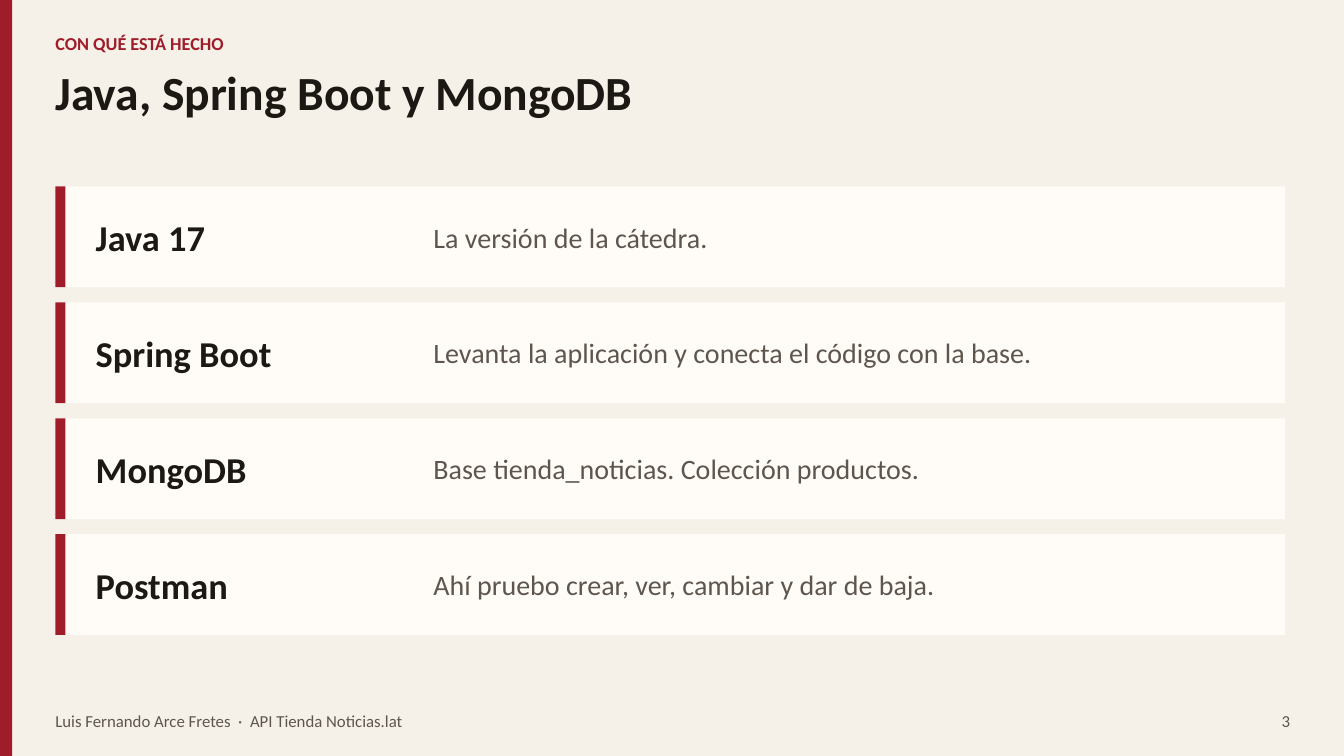
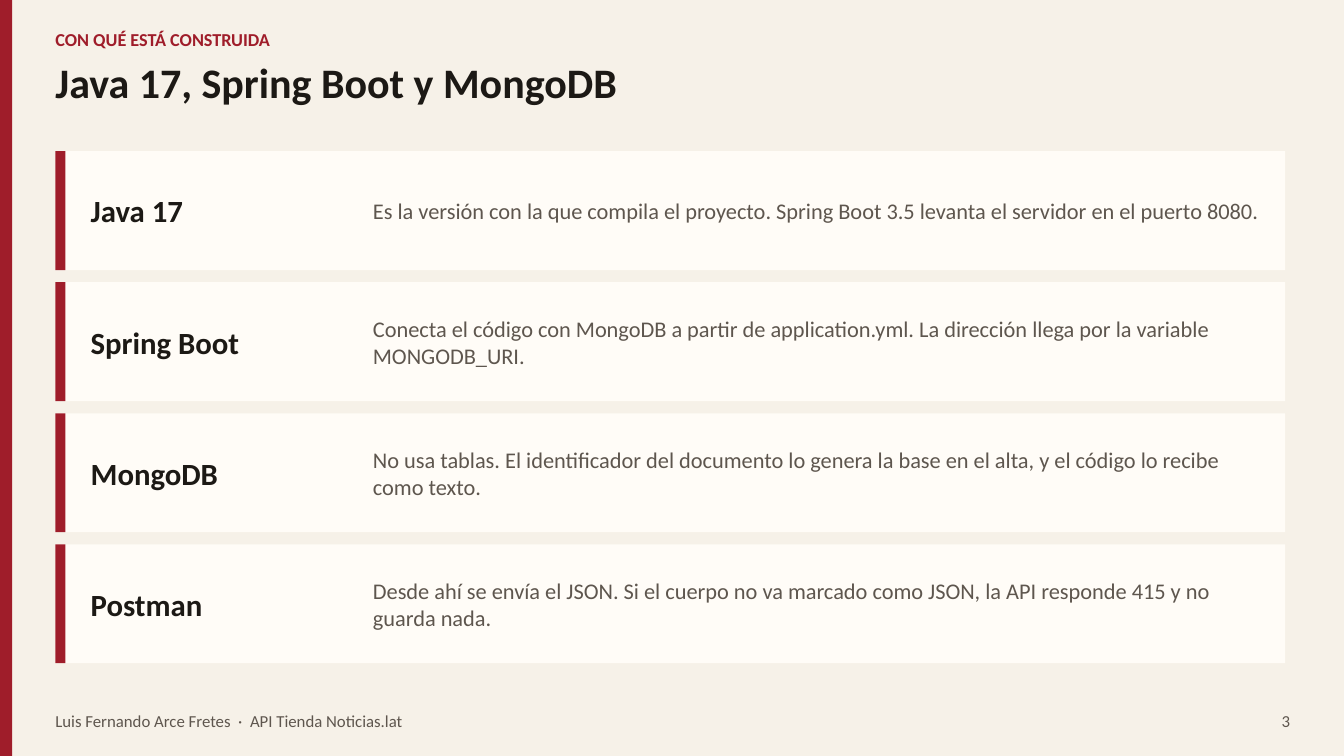
Before and after one commit to n14-py/uassnlat, a slide deck: slide 3 of docs/Exposicion-Examen-Final-Luis-Fernando-Arce-Fretes.pptx. Drawn at 1344x756 pixels with LibreOffice and Linux fonts; fonts in the diff are those of the drawing. Boxes give left, top, right and bottom in pixels: in the first picture for what was removed or moved away, otherwise in the second. Text is boxed around its words. In the diff, an @@ line names an element or a change of style, - is before the commit and + after.

```diff
--- a/docs/Exposicion-Examen-Final-Luis-Fernando-Arce-Fretes.pptx
+++ b/docs/Exposicion-Examen-Final-Luis-Fernando-Arce-Fretes.pptx
@@ text at (55,31,270,49): text changed @@
-CON QUÉ ESTÁ HECHO
+CON QUÉ ESTÁ CONSTRUIDA
@@ text at (55,68,617,105): text changed; size 34 to 30 pt @@
-Java, Spring Boot y MongoDB
+Java 17, Spring Boot y MongoDB
@@ rectangle: place and size @@
-rectangle at (55,187,1286,287)
+rectangle at (55,151,1286,270)
@@ rectangle: place and size @@
-rectangle at (55,187,66,287)
+rectangle at (55,151,66,270)
@@ size 26 to 22 pt in 4 elements at (91,465,218,491), (91,332,239,360), (91,596,203,617), (91,202,183,223) @@
@@ text "Java 17": place and size @@
-text "Java 17" at (96,227,205,252)
+text "Java 17" at (91,202,183,223)
@@ text at (373,203,1258,223): text changed; size 20 to 16 pt @@
-La versión de la cátedra.
+Es la versión con la que compila el proyecto. Spring Boot 3.5 levanta el servidor en el puerto 8080.
@@ rectangle: place and size @@
-rectangle at (55,302,1286,403)
+rectangle at (55,282,1286,401)
@@ rectangle: place and size @@
-rectangle at (55,302,66,403)
+rectangle at (55,282,66,401)
@@ text "Spring Boot": place and size @@
-text "Spring Boot" at (96,341,271,373)
+text "Spring Boot" at (91,332,239,360)
@@ text at (373,321,1209,367): text changed; size 20 to 16 pt @@
-Levanta la aplicación y conecta el código con la base.
+Conecta el código con MongoDB a partir de application.yml. La dirección llega por la variable MONGODB_URI.
@@ rectangle: place and size @@
-rectangle at (55,418,1286,519)
+rectangle at (55,413,1286,532)
@@ rectangle: place and size @@
-rectangle at (55,418,66,519)
+rectangle at (55,413,66,532)
@@ text at (373,452,1219,495): text changed; size 20 to 16 pt @@
-Base tienda_noticias. Colección productos.
+No usa tablas. El identificador del documento lo genera la base en el alta, y el código lo recibe como texto.
@@ rectangle: place and size @@
-rectangle at (55,534,1286,635)
+rectangle at (55,544,1286,663)
@@ rectangle: place and size @@
-rectangle at (55,534,66,635)
+rectangle at (55,544,66,663)
@@ text "Postman": place and size @@
-text "Postman" at (96,575,228,600)
+text "Postman" at (91,596,203,617)
@@ text at (373,583,1210,630): text changed; size 20 to 16 pt @@
-Ahí pruebo crear, ver, cambiar y dar de baja.
+Desde ahí se envía el JSON. Si el cuerpo no va marcado como JSON, la API responde 415 y no guarda nada.
```
Also in this commit, not shown: 6 other slides changed, 3 slides added, 3 slides removed.
